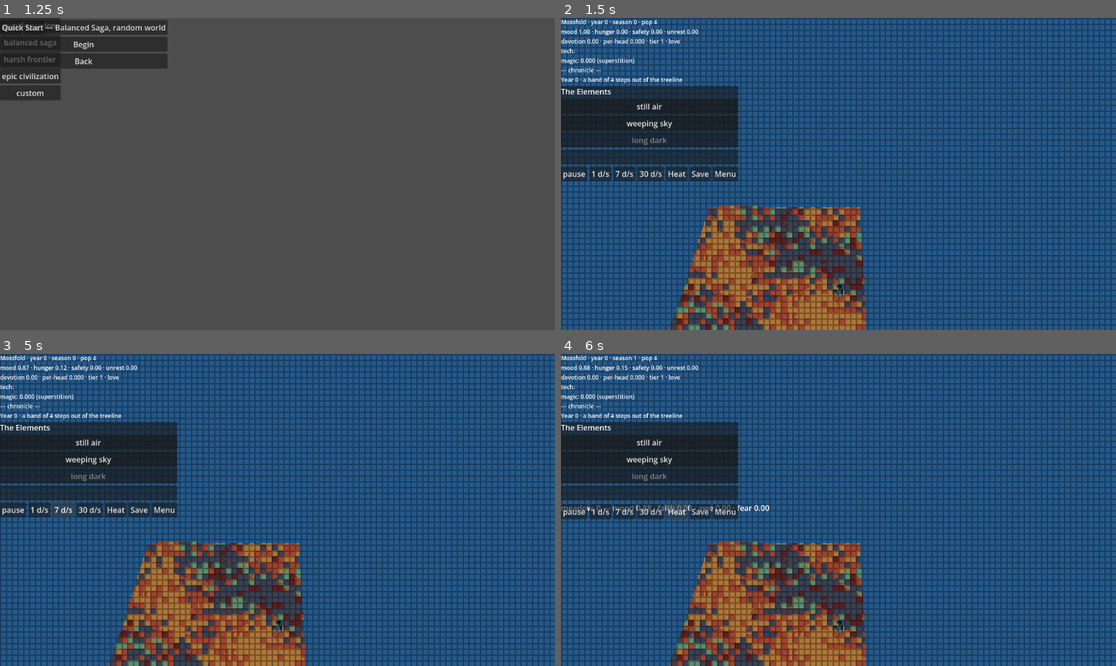
Above: before the commit, frames 1-4 (two rows, left to right).
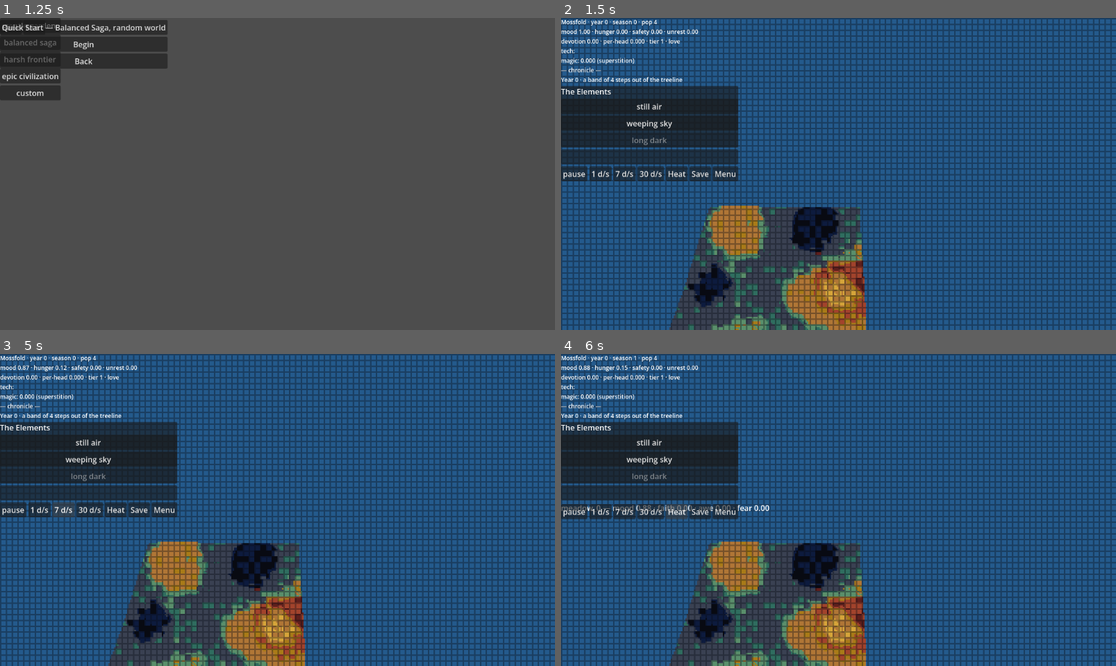
Above: after the commit, the same moments.

Repository: khuzul2/gnome-colony
Game: Godot game, scene res://presentation/main.tscn
Same seed, same stepped clock (60 frames per second), same inputs: the game is played once before the commit and once after it.
Inputs:
- Up to frame 1 (1.25 s): click "New Game" at 0.5 s
- Up to frame 2 (1.5 s): click "Quick Start — Balanced Saga, …" at 1.25 s
- Up to frame 3 (5 s): click "still air" at 2 s; click "weeping sky" at 2.75 s; click "1 d/s" at 3.5 s; click "7 d/s" at 4.25 s
- Up to frame 4 (6 s): click "30 d/s" at 5 s; click "Heat" at 5.75 s

Frame 1 is identical in both runs. In frame 2, 9.0% of the frame differs, in the area x 19-55%, y 60-100%; in frame 3, 9.0%; in frame 4, 9.0%.

Commit message:
R1.5: material reskin + halos (Ravenna tones, gold nimbus, palette terrain)
GnomePuppet keeps its body but takes Ravenna tones (cream→gold with faith,
→oxblood-red with dread, fear still raises red), a matte body with a warm rim,
and a gold billboard halo when the gnome is a prophet or past the notability
line. WorldView paints the terrain with palette bands by elevation (lapis
lowlands → sage/green → ochre → gold peaks) as matte vertex colors. 6 new
tests + puppet/world_view regressions green.

Co-Authored-By: Claude Opus 4.8 <noreply@anthropic.com>
Claude-Session: https://claude.ai/code/session_01X68E7gvxb9UbHMgv15DTXv

Diff:
--- a/presentation/gnome_puppet.gd
+++ b/presentation/gnome_puppet.gd
@@ -15,18 +15,39 @@
 	Enums.LifeStage.DEAD: 1.0,
 }
 
+## R1.5 [rav §R-art] — a gnome is holy (gets a halo) when it is a prophet or
+## has reached the §14 notability promotion line.
+const HALO_NOTABILITY := 0.6
+
 var data: GnomeData
 var body := MeshInstance3D.new()
 ## NavigationAgent3D, attached by NavWorld.route on first routing (T13.3).
 var agent: NavigationAgent3D
+## R1.5 — the gold nimbus behind a holy figure (prophet / high notability).
+var halo := MeshInstance3D.new()
 
 var _material := StandardMaterial3D.new()
+var _halo_material := StandardMaterial3D.new()
 
 
 func _ready() -> void:
 	body.mesh = CapsuleMesh.new()
+	# R1.5 — a matte body with a warm rim, so figures read luminous on the
+	# dark ground (the mosaic idiom); the mosaic shader quantizes on screen.
+	_material.roughness = 1.0
+	_material.rim_enabled = true
+	_material.rim = StageLighting.FIGURE_RIM_STRENGTH
 	body.material_override = _material
 	add_child(body)
+	# R1.5 — a gold billboard disc read as a nimbus through the mosaic pass.
+	halo.mesh = QuadMesh.new()
+	_halo_material.shading_mode = BaseMaterial3D.SHADING_MODE_UNSHADED
+	_halo_material.albedo_color = Palette.COLORS[Palette.GOLD_LIT]
+	_halo_material.billboard_mode = BaseMaterial3D.BILLBOARD_ENABLED
+	halo.material_override = _halo_material
+	halo.position = Vector3(0.0, 1.1, 0.0)
+	halo.visible = false
+	add_child(halo)
 
 
 func bind(gnome: GnomeData) -> void:
@@ -46,9 +67,20 @@
 		data.get_feeling(Devotion.YOU, "fear"), data.get_feeling(data.location, "fear")
 	)
 	var faith: float = data.get_feeling(Devotion.YOU, "faith")
+	# R1.5 — Ravenna tones: a warm cream base pulls toward gold with faith and
+	# toward oxblood-red with dread (fear still raises the red channel, read at
+	# a glance, same direction as the slice).
 	_material.albedo_color = Color(
-		0.5 + 0.5 * fear, 0.5 + 0.4 * faith - 0.2 * fear, 0.62 - 0.3 * fear
+		0.62 + 0.30 * fear + 0.10 * faith,
+		0.55 + 0.30 * faith - 0.25 * fear,
+		0.42 - 0.20 * fear - 0.10 * faith
 	)
+	halo.visible = is_holy()
+
+
+## A prophet or a figure past the notability promotion line wears a nimbus.
+func is_holy() -> bool:
+	return not data.prophet.is_empty() or data.notability >= HALO_NOTABILITY
 
 
 func tint() -> Color:
--- a/presentation/world_view.gd
+++ b/presentation/world_view.gd
@@ -16,10 +16,31 @@
 var walkable_faces := PackedVector3Array()
 
 var _graph: RegionGraph
+## R1.5 — a matte, vertex-colored terrain material (palette bands by
+## elevation), so the ground reads as tesserae through the mosaic pass.
+var _material := StandardMaterial3D.new()
 
 
 func _ready() -> void:
+	_material.vertex_color_use_as_albedo = true
+	_material.roughness = 1.0
+	mesh_instance.material_override = _material
 	add_child(mesh_instance)
+
+
+## R1.5 [rav §R-art] — elevation → palette band: lapis lowlands/water, sage
+## and pale-green mid-slopes, ochre uplands, gold peaks. Pure; unit-tested.
+static func terrain_color(t: float) -> Color:
+	t = clampf(t, 0.0, 1.0)
+	if t < 0.20:
+		return Palette.COLORS[1]  # deep-lapis (low ground / water)
+	if t < 0.45:
+		return Palette.COLORS[4]  # sage-green
+	if t < 0.70:
+		return Palette.COLORS[5]  # pale-green
+	if t < 0.88:
+		return Palette.COLORS[9]  # ochre
+	return Palette.COLORS[8]  # gold-lit peaks
 
 
 ## Lazy re-bake: only when the graph's version moved since the last bake.
@@ -45,6 +66,14 @@
 
 
 func _bake() -> void:
+	# Elevation bounds for the palette bands — the IDW height stays within the
+	# region elevations, so their min/max normalize the vertex colors [R1.5].
+	var min_e := INF
+	var max_e := -INF
+	for region in _graph.regions:
+		min_e = minf(min_e, region["elevation"])
+		max_e = maxf(max_e, region["elevation"])
+	var span := maxf(0.001, max_e - min_e)
 	var st := SurfaceTool.new()
 	st.begin(Mesh.PRIMITIVE_TRIANGLES)
 	walkable_faces = PackedVector3Array()
@@ -63,7 +92,9 @@
 			for c in corners:
 				verts.append(Vector3(c.x, height_at(c), c.y))
 			for index in [0, 1, 2, 0, 2, 3]:
-				st.add_vertex(verts[index])
-				walkable_faces.append(verts[index])
+				var v: Vector3 = verts[index]
+				st.set_color(terrain_color((v.y - min_e) / span))
+				st.add_vertex(v)
+				walkable_faces.append(v)
 	st.generate_normals()
 	mesh_instance.mesh = st.commit()
--- /dev/null
+++ b/test/test_puppet_tint.gd
@@ -0,0 +1,66 @@
+extends GutTest
+
+## R1.5 [rav §R-art] — the material reskin: gnomes keep their bodies but take
+## Ravenna tones (warm cream → gold with faith, → oxblood-red with dread) with
+## a warm rim, a gold halo marks the holy (prophet / high notability), and the
+## terrain wears palette bands by elevation. The mosaic shader quantizes on
+## screen; here we gate direction + structure.
+
+
+func _gnome() -> GnomeData:
+	var g := GnomeData.new(0)
+	g.stage = Enums.LifeStage.ADULT
+	g.age = 30.0
+	return g
+
+
+func _puppet(g: GnomeData) -> GnomePuppet:
+	var puppet := GnomePuppet.new()
+	add_child_autofree(puppet)
+	puppet.bind(g)
+	return puppet
+
+
+func test_dread_reddens_and_faith_gilds():
+	var calm := _puppet(_gnome())
+	var calm_tint := calm.tint()
+	var afraid := _gnome()
+	afraid.set_feeling(Devotion.YOU, "fear", 0.9)
+	assert_gt(_puppet(afraid).tint().r, calm_tint.r, "dread raises the red channel")
+	var faithful := _gnome()
+	faithful.set_feeling(Devotion.YOU, "faith", 0.9)
+	var gilded := _puppet(faithful).tint()
+	assert_gt(gilded.g, calm_tint.g, "faith warms toward gold (green channel up)")
+	assert_lt(gilded.b, calm_tint.b, "…and away from blue")
+
+
+func test_the_body_carries_a_warm_rim():
+	var puppet := _puppet(_gnome())
+	var material := puppet.body.material_override as StandardMaterial3D
+	assert_true(material.rim_enabled, "figures take a rim so they read on dark [§R-art]")
+	assert_almost_eq(material.rim, StageLighting.FIGURE_RIM_STRENGTH, 0.001, "rim strength 0.4")
+
+
+func test_only_the_holy_wear_a_halo():
+	var ordinary := _puppet(_gnome())
+	assert_false(ordinary.halo.visible, "an ordinary gnome has no nimbus")
+	var prophet_gnome := _gnome()
+	prophet_gnome.prophet = {"message": {"flavor": "mercy"}}
+	assert_true(_puppet(prophet_gnome).halo.visible, "a prophet is haloed")
+	var notable := _gnome()
+	notable.notability = GnomePuppet.HALO_NOTABILITY
+	assert_true(_puppet(notable).halo.visible, "a notable figure is haloed")
+
+
+func test_terrain_bands_run_lapis_to_gold():
+	assert_eq(WorldView.terrain_color(0.0), Palette.COLORS[1], "lowlands are lapis")
+	assert_eq(WorldView.terrain_color(0.5), Palette.COLORS[5], "mid-slopes green")
+	assert_eq(WorldView.terrain_color(1.0), Palette.COLORS[8], "peaks are gold")
+
+
+func test_terrain_material_is_vertex_colored():
+	var view := WorldView.new()
+	add_child_autofree(view)
+	var material := view.mesh_instance.material_override as StandardMaterial3D
+	assert_not_null(material, "the terrain carries a material")
+	assert_true(material.vertex_color_use_as_albedo, "palette bands ride vertex colors")
Not shown, changed: PROGRESS.md
